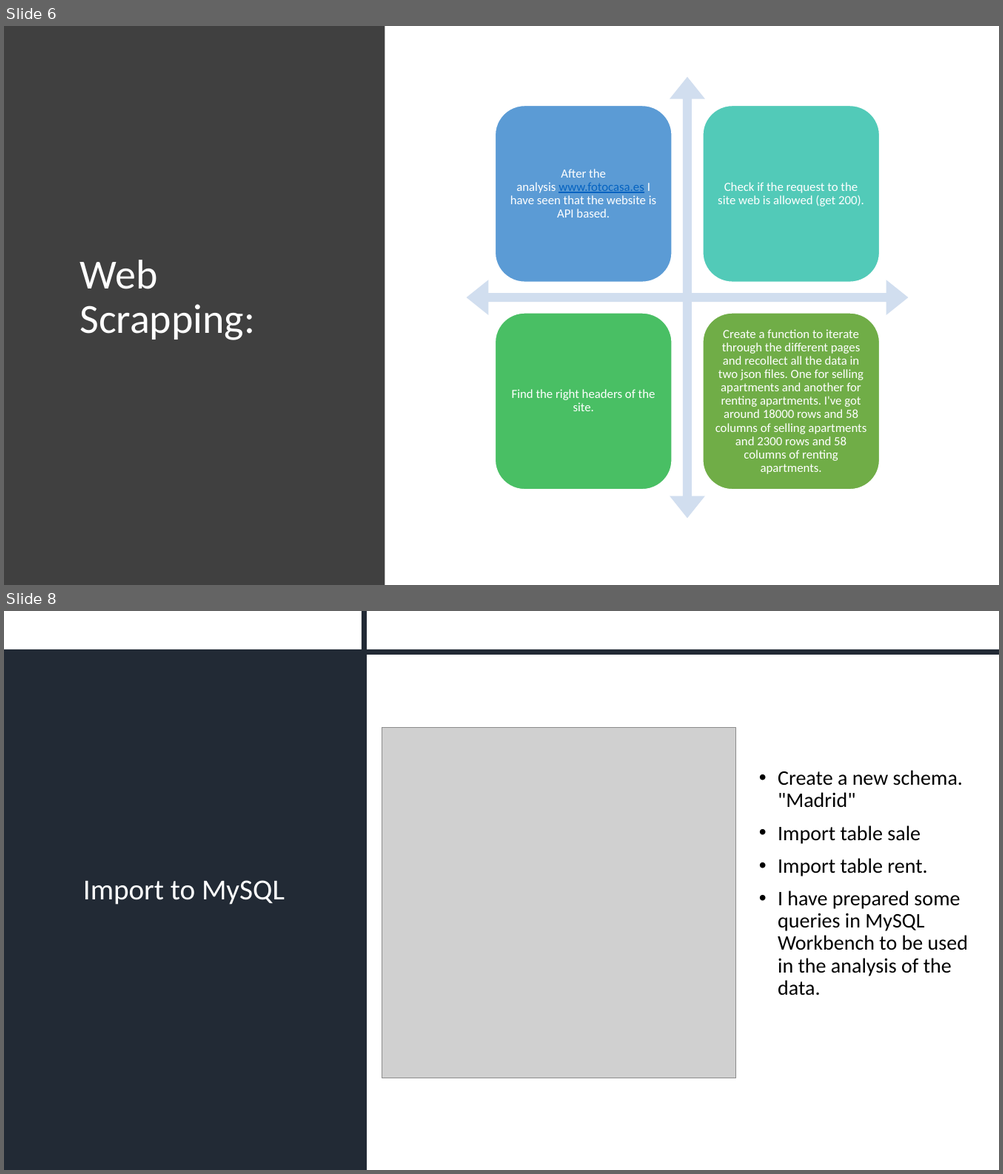
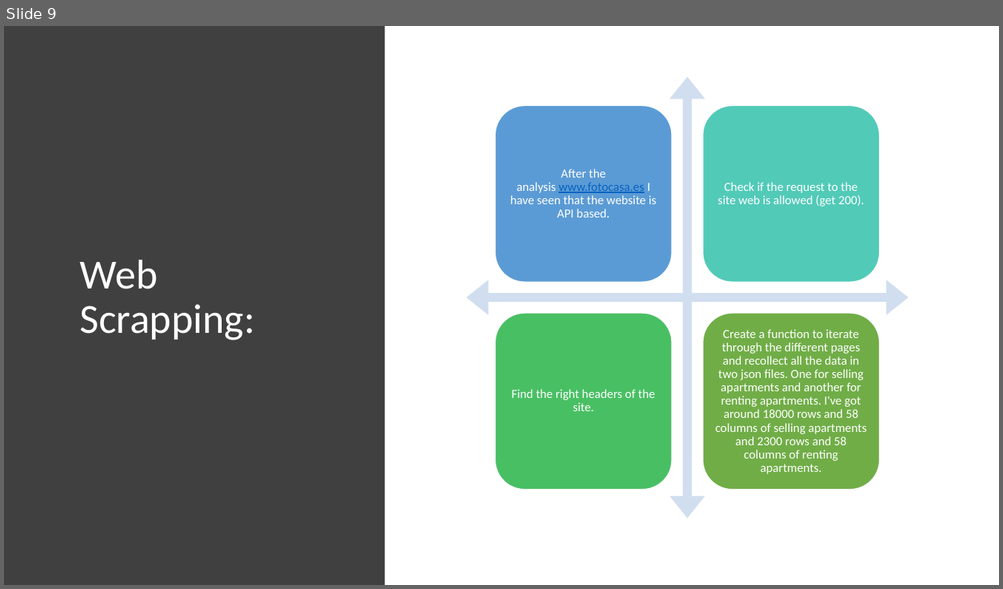
Before and after one commit to isra-st/NewPoPUpStore, a slide deck: New PopUpStore.pptx. Shown one above the other, each under a label of ours: slides 6 and 8 before the commit, slide 9 after it; the slides between them are not shown. The pictures are 1003x1174 and 1003x589 pixels, drawn with LibreOffice and Linux fonts; fonts in the diff are those of the drawing; grey boxes stand for pictures. Boxes give left, top, right and bottom in pixels: in the first picture for what was removed or moved away, otherwise in the second. Text is boxed around its words. In the diff, an @@ line names an element or a change of style, - is before the commit and + after.

```diff
--- a/New PopUpStore.pptx
+++ b/New PopUpStore.pptx
@@ slide 8 removed at [4, 611, 999, 1170], background #FFFFFF @@
@@ rectangle removed at [361, 612, 367, 1170] @@
@@ rectangle removed at [4, 654, 367, 1170] @@
@@ rectangle removed at [4, 649, 999, 654] @@
@@ picture removed at [382, 727, 736, 1079] @@
@@ text removed at [777, 770, 967, 996] @@
-• Create a new schema. "Madrid"
-• Import table sale
-• Import table rent.
-• I have prepared some queries in MySQL Workbench to be used in the analysis of the data.
@@ title removed at [83, 880, 284, 905] @@
-Import to MySQL
@@ what was slide 6 is now slide 9 @@
```
Also in this commit, not shown: 4 slides changed, 1 slide added, 6 other slides removed.
